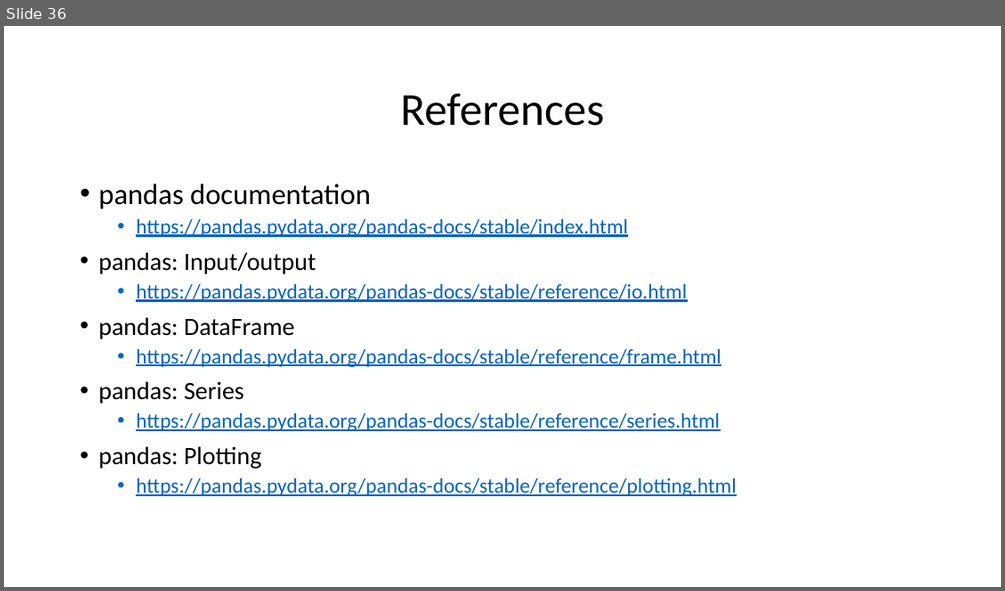
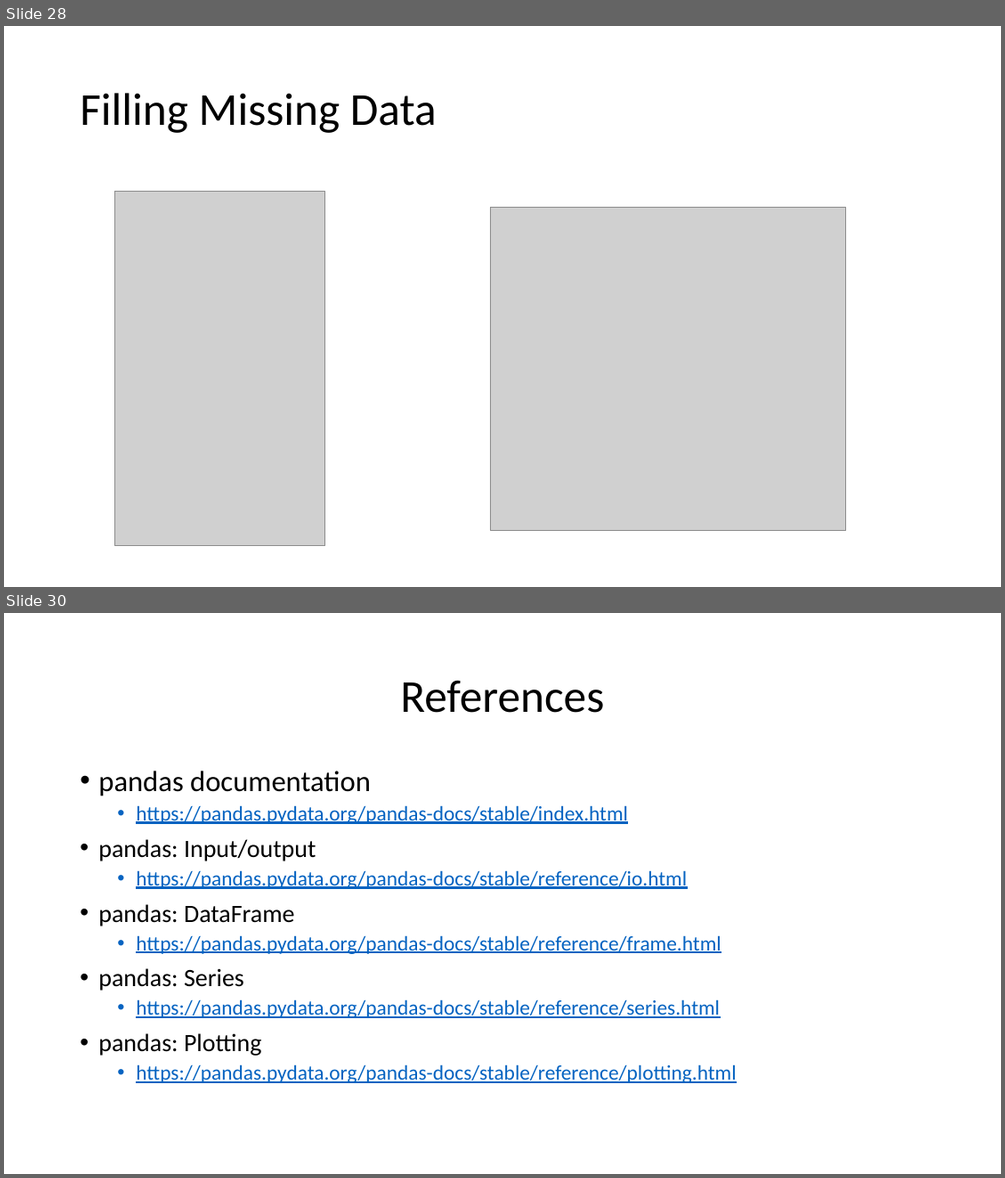
Before and after one commit to motazsaad/Exploratory-Analysis-of-Big-Data, a slide deck: materials/PPT slides/08 EDABDC - Pandas.pptx. Shown one above the other, each under a label of ours: slide 36 before the commit, slides 28 and 30 after it; the slides between them are not shown. The pictures are 1005x591 and 1005x1178 pixels, drawn with LibreOffice and Linux fonts; fonts in the diff are those of the drawing; grey boxes stand for pictures. Boxes give left, top, right and bottom in pixels: in the first picture for what was removed or moved away, otherwise in the second. Text is boxed around its words. In the diff, an @@ line names an element or a change of style, - is before the commit and + after.

```diff
--- a/materials/PPT slides/08 EDABDC - Pandas.pptx
+++ b/materials/PPT slides/08 EDABDC - Pandas.pptx
@@ slide 28 added at [4, 26, 1001, 587], background #FFFFFF @@
@@ title added at [80, 93, 437, 133], 44 pt, text #000000 @@
+Filling Missing Data
@@ picture added at [114, 192, 324, 546] @@
@@ picture added at [490, 207, 845, 530] @@
@@ what was slide 36 is now slide 30 @@
```
Also in this commit, not shown: 4 other slides added, 11 slides removed, 1 other file.
